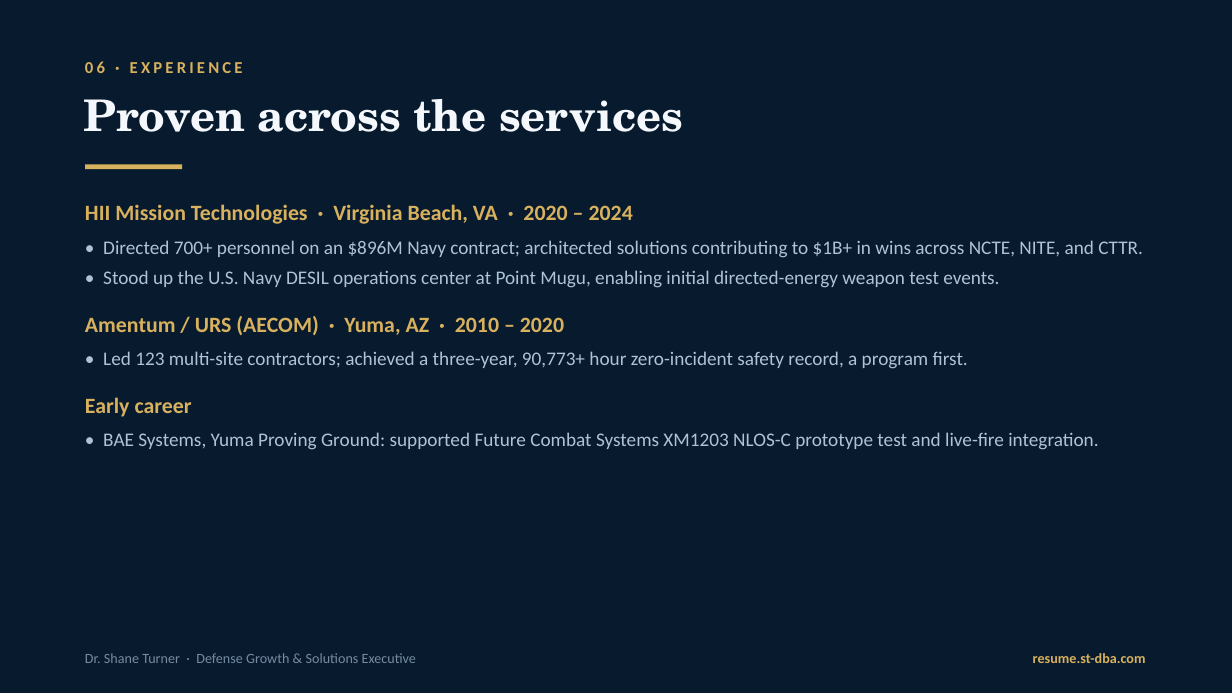
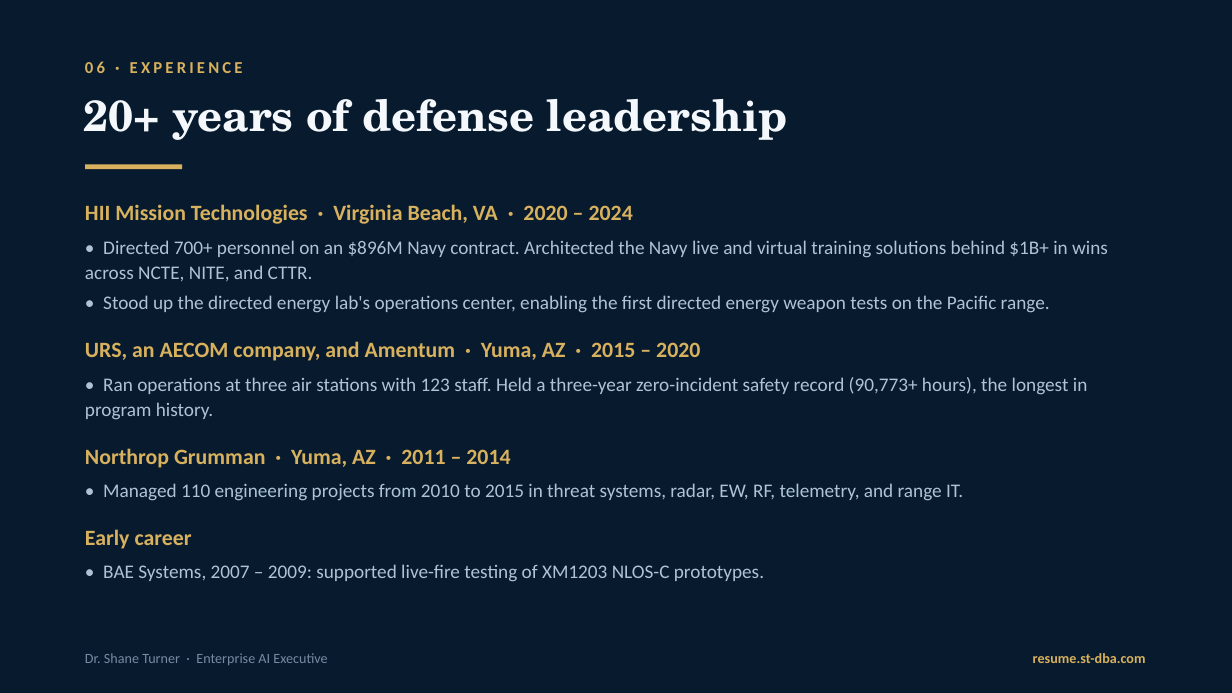
Before and after one commit to AzJester/resume, a slide deck: slide 7 of assets/Shane-Turner-Resume.pptx. Drawn at 1232x693 pixels with LibreOffice and Linux fonts; fonts in the diff are those of the drawing. Boxes give left, top, right and bottom in pixels: in the first picture for what was removed or moved away, otherwise in the second. Text is boxed around its words. In the diff, an @@ line names an element or a change of style, - is before the commit and + after.

Commit message:
Update share collateral to the Enterprise AI Executive positioning (#40)
Infographic SVGs and PNGs (dark, light, square, vertical) and the deck now carry the Enterprise AI Executive copy and the share card's look. PNGs are rendered from the SVGs with the repo's Fraunces and Inter fonts; the deck is edited in place with its existing layout and branding.

```diff
--- a/assets/Shane-Turner-Resume.pptx
+++ b/assets/Shane-Turner-Resume.pptx
@@ text at (83, 99, 788, 140): text changed @@
-Proven across the services
+20+ years of defense leadership
@@ text at (85, 240, 1108, 501): text changed @@
-• Directed 700+ personnel on an $896M Navy contract; architected solutions contributing to $1B+ in wins across NCTE, NITE, and CTTR.
-• Stood up the U.S. Navy DESIL operations center at Point Mugu, enabling initial directed-energy weapon test events.
-Amentum / URS (AECOM) · Yuma, AZ · 2010 – 2020
-• Led 123 multi-site contractors; achieved a three-year, 90,773+ hour zero-incident safety record, a program first.
+• Directed 700+ personnel on an $896M Navy contract. Architected the Navy live and virtual training solutions behind $1B+ in wins across NCTE, NITE, and CTTR.
+• Stood up the directed energy lab's operations center, enabling the first directed energy weapon tests on the Pacific range.
+URS, an AECOM company, and Amentum · Yuma, AZ · 2015 – 2020
+• Ran operations at three air stations with 123 staff. Held a three-year zero-incident safety record (90,773+ hours), the longest in program history.
+Northrop Grumman · Yuma, AZ · 2011 – 2014
+• Managed 110 engineering projects from 2010 to 2015 in threat systems, radar, EW, RF, telemetry, and range IT.
@@ text at (103, 564, 764, 582): text changed @@
-• BAE Systems, Yuma Proving Ground: supported Future Combat Systems XM1203 NLOS-C prototype test and live-fire integration.
+• BAE Systems, 2007 – 2009: supported live-fire testing of XM1203 NLOS-C prototypes.
@@ text at (85, 653, 327, 665): text changed @@
-Dr. Shane Turner · Defense Growth & Solutions Executive
+Dr. Shane Turner · Enterprise AI Executive
```
Also in this commit, not shown: 7 other slides changed, 1 slide added, 1 slide removed, 8 other files.
